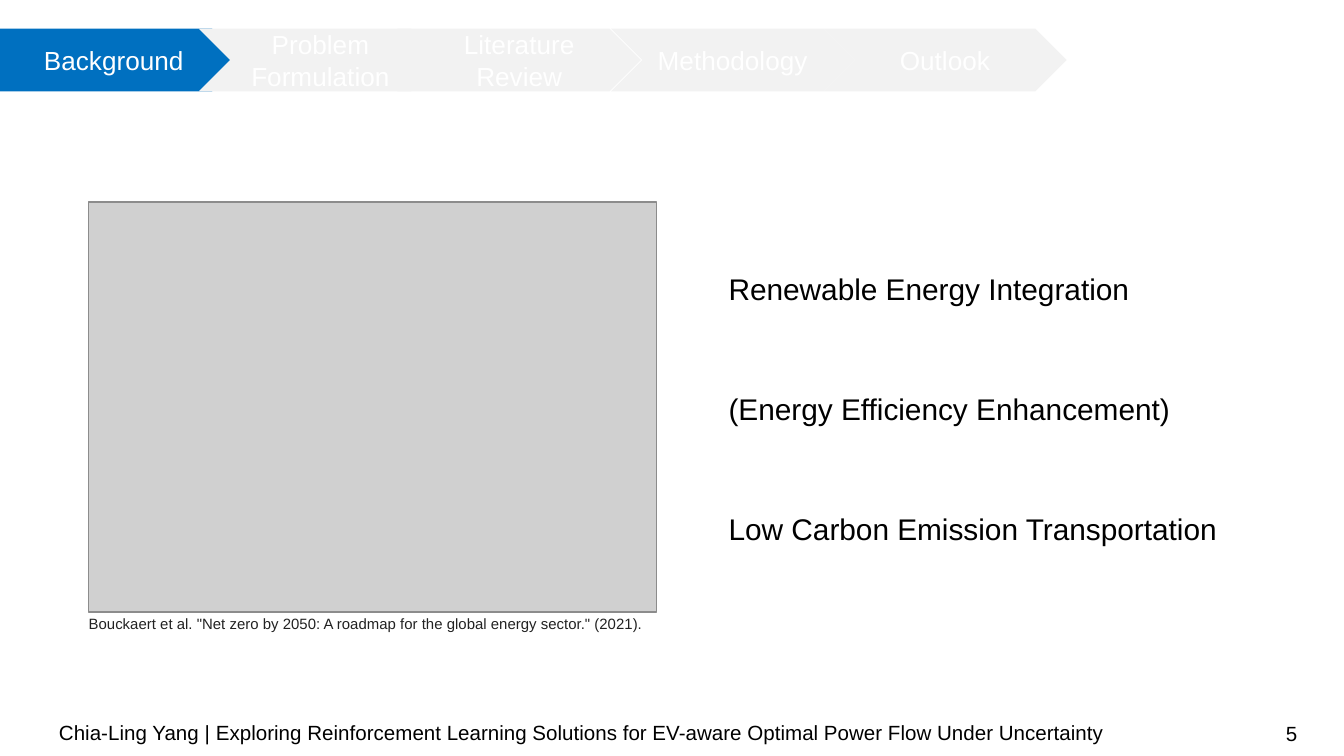
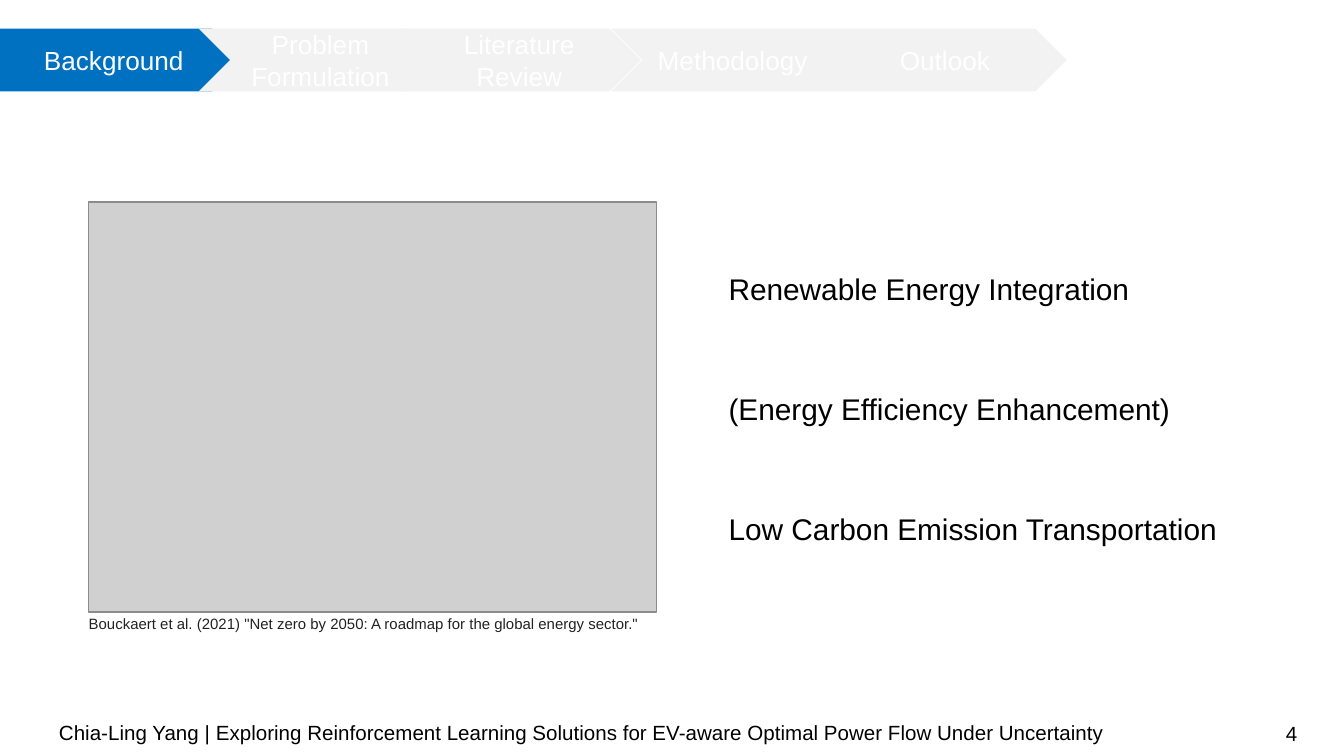
Before and after one commit to chialingyang7718/RL_OPF_EVaware, a slide deck: slide 4 of Mid-term Presentation.pptx (slide 5 before the commit). Drawn at 1344x756 pixels with LibreOffice and Linux fonts; fonts in the diff are those of the drawing; grey boxes stand for pictures; background and template pictures are left out. Boxes give left, top, right and bottom in pixels: in the first picture for what was removed or moved away, otherwise in the second. Text is boxed around its words. In the diff, an @@ line names an element or a change of style, - is before the commit and + after.

```diff
--- a/Mid-term Presentation.pptx
+++ b/Mid-term Presentation.pptx
@@ text at [89, 618, 637, 632]: text changed @@
-Bouckaert et al. "Net zero by 2050: A roadmap for the global energy sector." (2021).
+Bouckaert et al. (2021) "Net zero by 2050: A roadmap for the global energy sector."
@@ page number at [1286, 727, 1297, 741]: text changed @@
-5
+4
```
Also in this commit, not shown: 5 other slides changed, 1 slide added, 2 slides removed, 2 other files.
